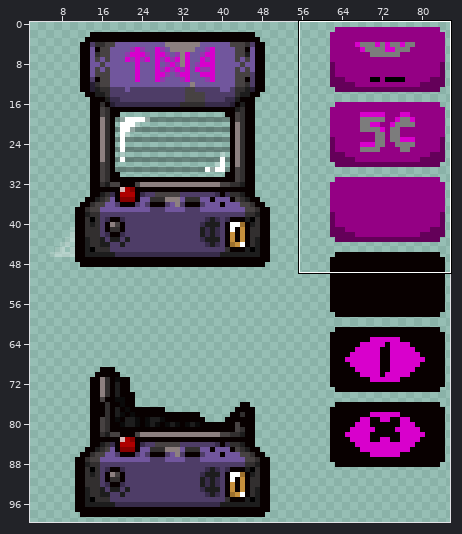
Sprite sheet, stored at resources/gfx/slots/bsw.png. The first picture is a wide view before the edit; the outline marks the close-up.
Close-up. First the earlier version:
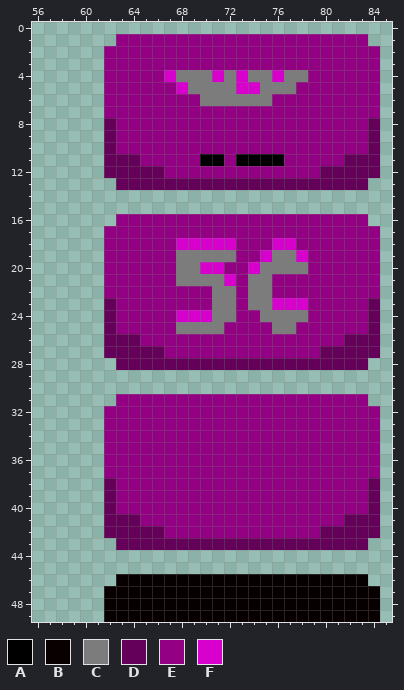
The file is 86x100 pixels. Colours within 5 levels of each other are drawn and written as one. Shown: x 56..85, y 0..49. The wide view leaves out empty margins.
Palette (. is transparent): A #000000  B #080000  C #7c7c7c  D #640059  E #940084  F #d800cc
Once edited:
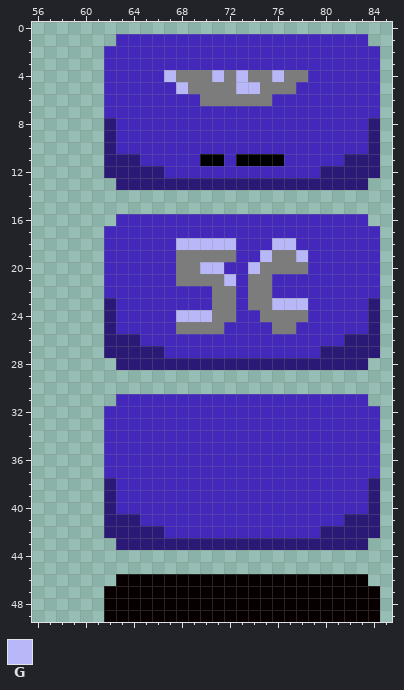
Colours new in this view: G #b8b8f8
What changed:
colour D: #640059 -> #2a1975
colour E: #940084 -> #4428bc
y 4: x 67 F -> G; x 71 F -> G; x 73 F -> G; x 76 F -> G
y 5: x 68 F -> G; x 73..74 FF -> GG
y 18: x 68..72 FFFFF -> GGGGG; x 76..77 FF -> GG
y 19: x 75 F -> G; x 78 F -> G
y 20: x 70..71 FF -> GG; x 74 F -> G
y 21: x 72 F -> G
y 23: x 76..78 FFF -> GGG
y 24: x 68..70 FFF -> GGG
Where, in picture pixels (left, top, right, bottom), the same in both close-ups:
changed: (104, 34, 380, 550)
